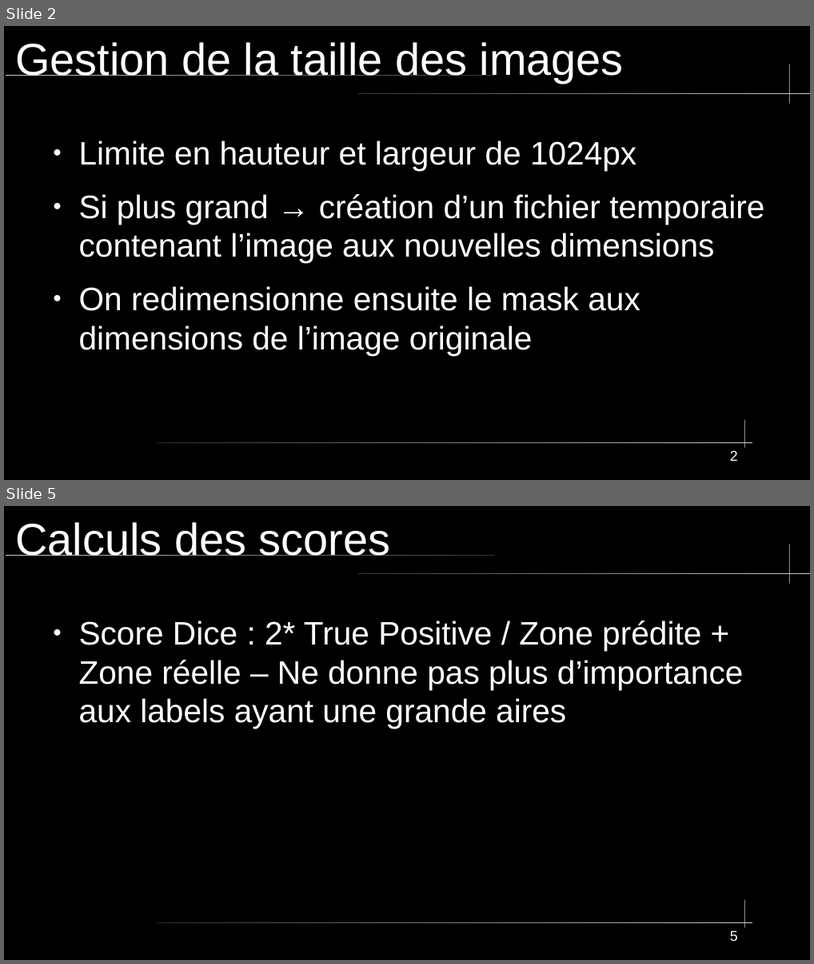
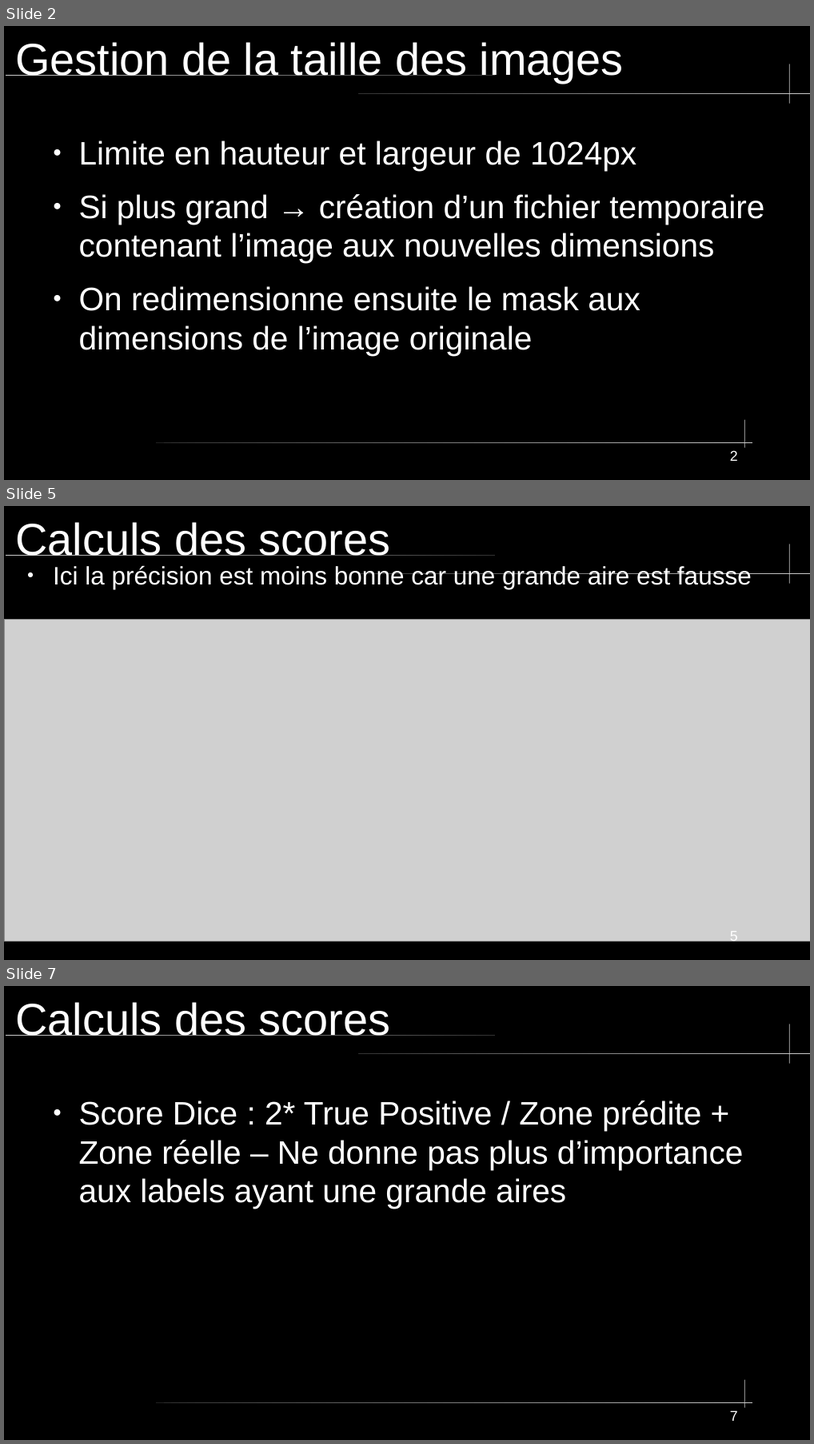
Before and after one commit to Apinsun/Projet2, a slide deck: Sans nom 1presentation.odp. Shown one above the other, each under a label of ours: slides 2 and 5 before the commit, slides 2, 5 and 7 after it; the slides between them are not shown. The pictures are 814x964 and 814x1444 pixels, drawn with LibreOffice and Linux fonts; fonts in the diff are those of the drawing; grey boxes stand for pictures. Boxes give left, top, right and bottom in pixels: in the first picture for what was removed or moved away, otherwise in the second. Text is boxed around its words. In the diff, an @@ line names an element or a change of style, - is before the commit and + after.

```diff
--- a/Sans nom 1presentation.odp
+++ b/Sans nom 1presentation.odp
@@ slide 5 added at <box>4,506,810,960</box>, background #000000; not listed: 3 template elements that a slide beside it also shows @@
@@ title added at <box>15,522,391,556</box>, 44 pt, text #FFFFFF @@
+Calculs des scores
@@ text added at <box>53,565,752,589</box>, 24.8 pt, text #FFFFFF @@
+● Ici la précision est moins bonne car une grande aire est fausse
@@ picture added at <box>5,620,810,941</box> @@
@@ page number added at <box>730,931,738,944</box>, 14 pt, text #FFFFFF @@
+5
@@ what was slide 5 is now slide 7 @@
@@ page number at <box>730,1410,738,1420</box>: text changed @@
-5
+7
```
Also in this commit, not shown: 6 slides changed, 3 other slides added, 3 other files.
